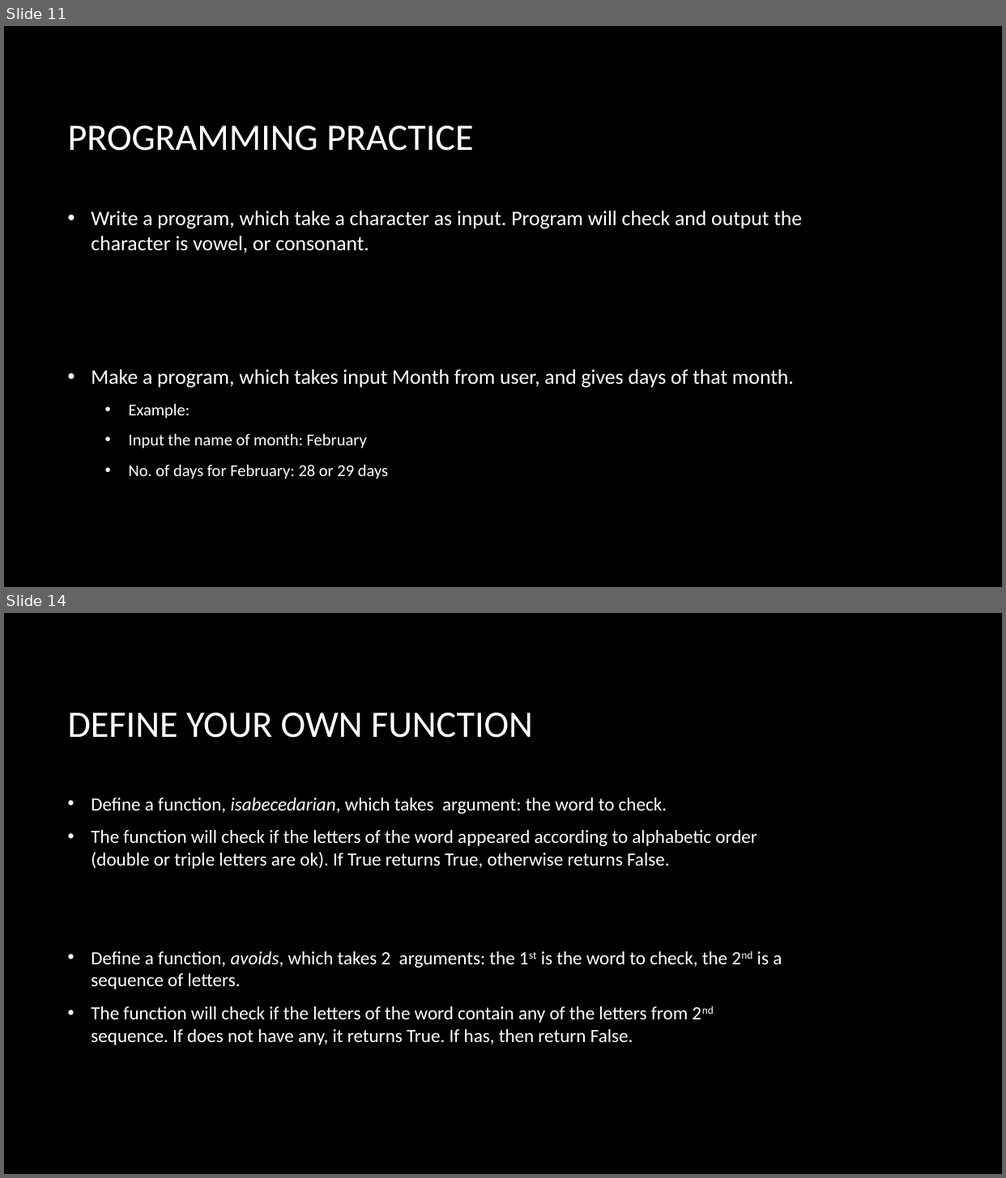
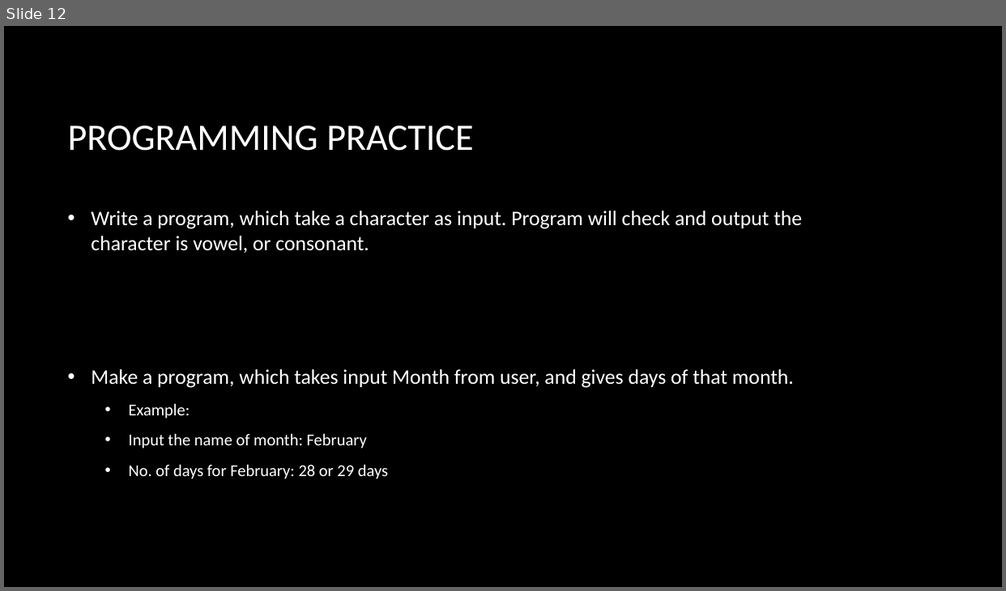
Before and after one commit to bon-netizen/Python-Class-Beginner, a slide deck: Py B - unit 2p.pptx. Shown one above the other, each under a label of ours: slides 11 and 14 before the commit, slide 12 after it; the slides between them are not shown. The pictures are 1006x1178 and 1006x591 pixels, drawn with LibreOffice and Linux fonts; fonts in the diff are those of the drawing; background and template pictures are left out. Boxes give left, top, right and bottom in pixels: in the first picture for what was removed or moved away, otherwise in the second. Text is boxed around its words. In the diff, an @@ line names an element or a change of style, - is before the commit and + after.

```diff
--- a/Py B - unit 2p.pptx
+++ b/Py B - unit 2p.pptx
@@ slide 14 removed at (4, 613, 1002, 1174), background picture (left out) @@
@@ title removed at (68, 713, 533, 738) @@
-DEFINE YOUR OWN FUNCTION
@@ text removed at (91, 798, 782, 1046) @@
-• Define a function, isabecedarian, which takes argument: the word to check.
-• The function will check if the letters of the word appeared according to alphabetic order (double or triple letters are ok). If True returns True, otherwise returns False.
-• Define a function, avoids, which takes 2 arguments: the 1st is the word to check, the 2nd is a sequence of letters.
-• The function will check if the letters of the word contain any of the letters from 2nd sequence. If does not have any, it returns True. If has, then return False.
@@ what was slide 11 is now slide 12 @@
```
Also in this commit, not shown: 1 slide added, 2 other slides removed, 14 other files.
